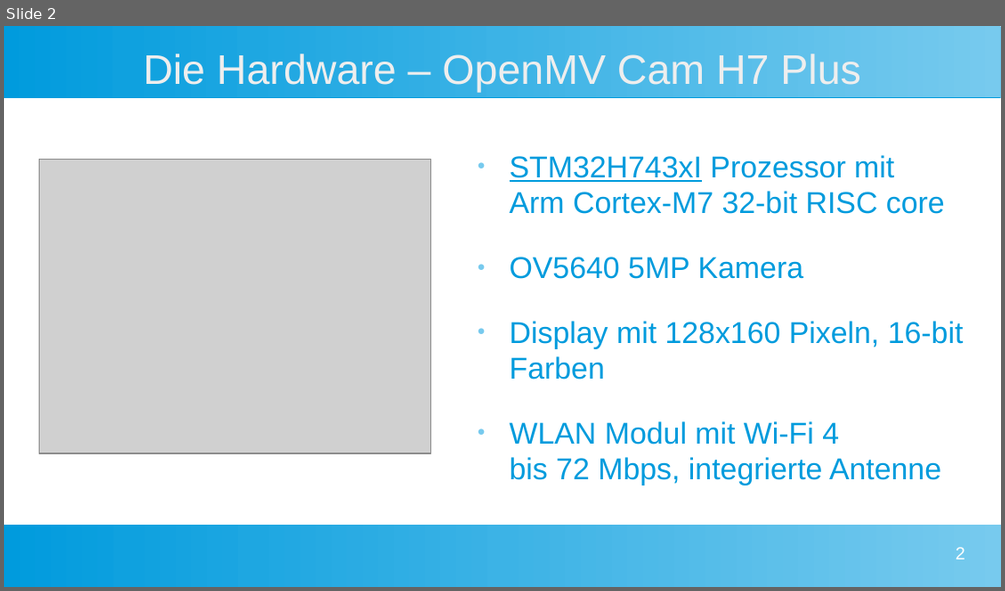
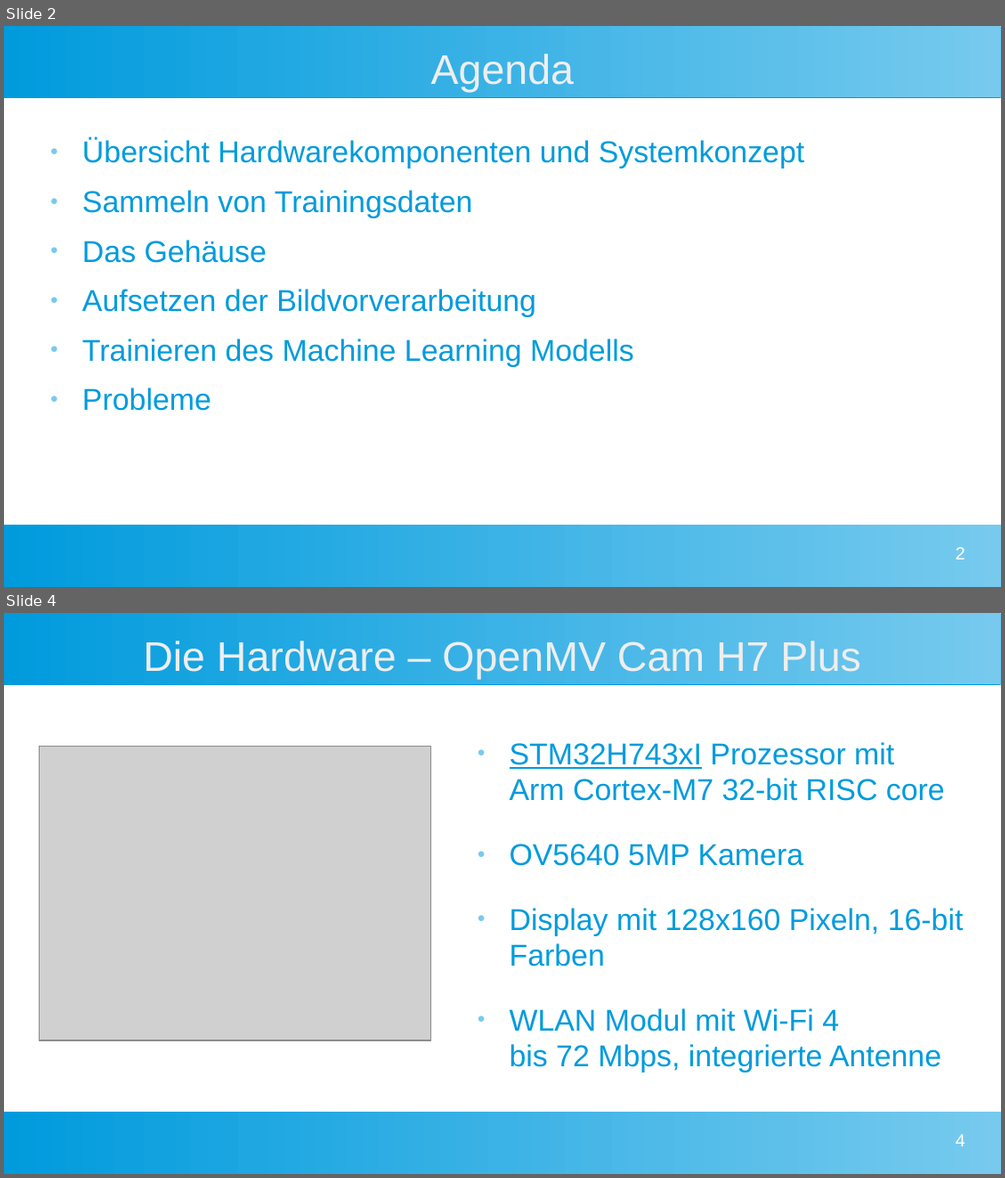
Before and after one commit to Commander-Philip/the-machine-learning-brick, a slide deck: docs/Präsentation Philip.odp. Shown one above the other, each under a label of ours: slide 2 before the commit, slides 2 and 4 after it; the slides between them are not shown. The pictures are 1005x591 and 1005x1178 pixels, drawn with LibreOffice and Linux fonts; fonts in the diff are those of the drawing; grey boxes stand for pictures. Boxes give left, top, right and bottom in pixels: in the first picture for what was removed or moved away, otherwise in the second. Text is boxed around its words. In the diff, an @@ line names an element or a change of style, - is before the commit and + after.

```diff
--- a/docs/Präsentation Philip.odp
+++ b/docs/Präsentation Philip.odp
@@ slide 2 added at <box>4,26,1001,587</box>, background #FFFFFF; not listed: 2 template elements that a slide beside it also shows @@
@@ title added at <box>431,54,574,92</box>, 33 pt, text #EEEEEE @@
+Agenda
@@ text added at <box>82,138,804,410</box>, 24 pt, text #009BDD @@
+● Übersicht Hardwarekomponenten und Systemkonzept
+● Sammeln von Trainingsdaten
+● Das Gehäuse
+● Aufsetzen der Bildvorverarbeitung
+● Trainieren des Machine Learning Modells
+● Probleme
@@ page number added at <box>955,547,965,559</box>, 14 pt, text #FFFFFF @@
+2
@@ what was slide 2 is now slide 4 @@
@@ page number at <box>955,1134,965,1146</box>: text changed @@
-2
+4
```
Also in this commit, not shown: 3 slides changed, 6 other slides added, 4 slides removed, 1 other file.
